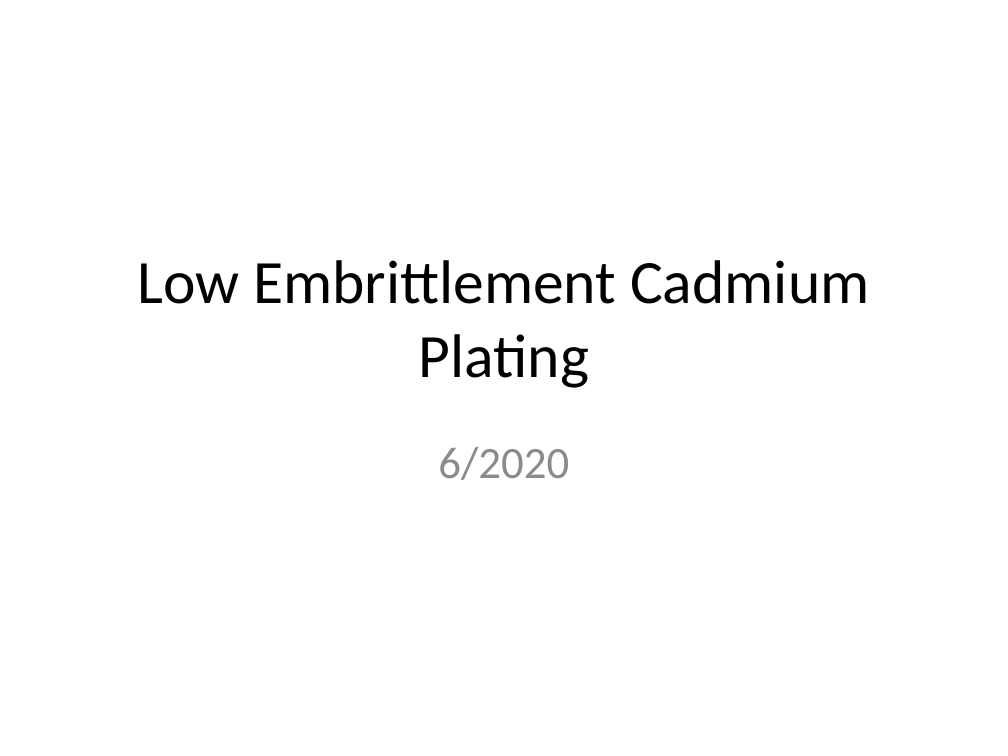
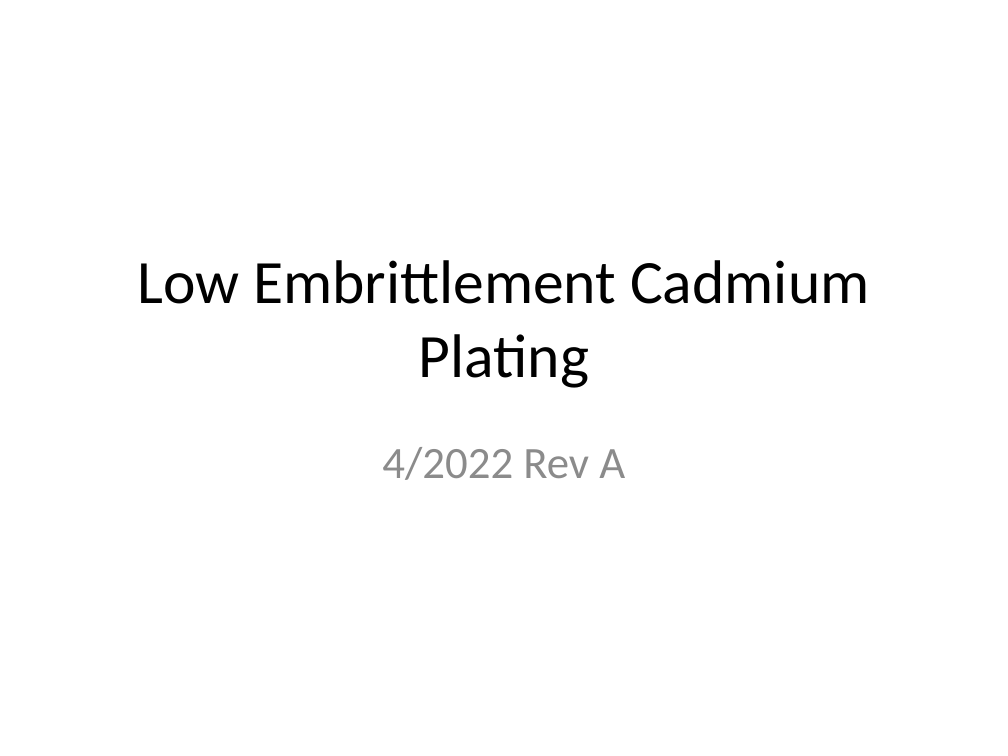
Before and after one commit to hggumich/training, a slide deck: slide 1 of Cad Plating.pptx. Drawn at 1008x756 pixels with LibreOffice and Linux fonts; fonts in the diff are those of the drawing. Boxes give left, top, right and bottom in pixels: in the first picture for what was removed or moved away, otherwise in the second. Text is boxed around its words. In the diff, an @@ line names an element or a change of style, - is before the commit and + after.

```diff
--- a/Cad Plating.pptx
+++ b/Cad Plating.pptx
@@ subtitle at <box>382,447,625,480</box>: text changed @@
-6/2020
+4/2022 Rev A
```
Also in this commit, not shown: 1 other slide changed, 2 slides added.
